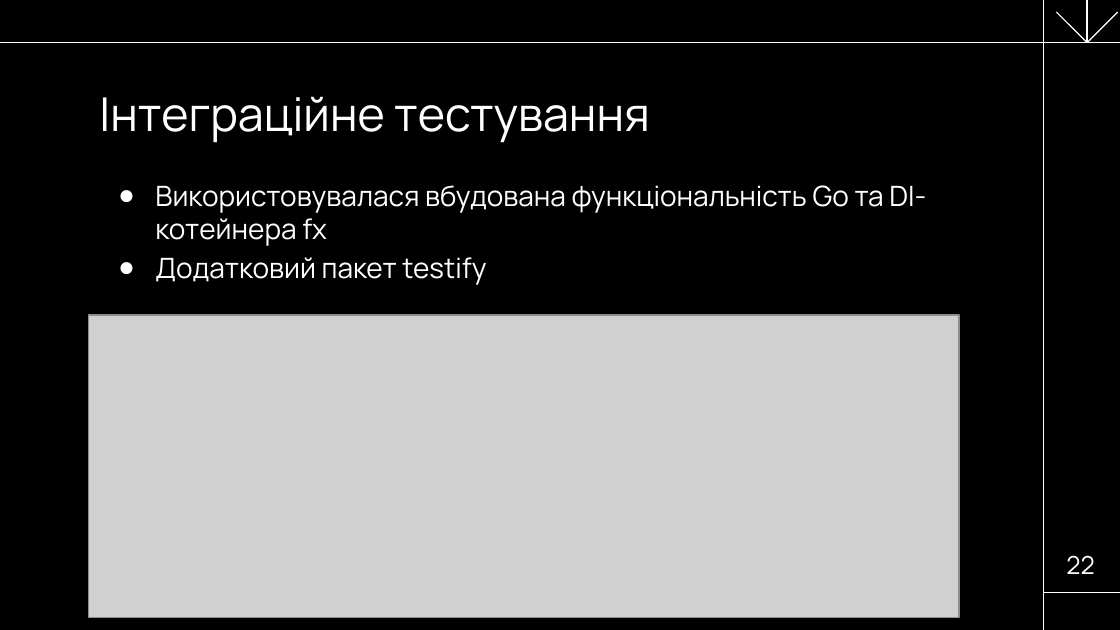
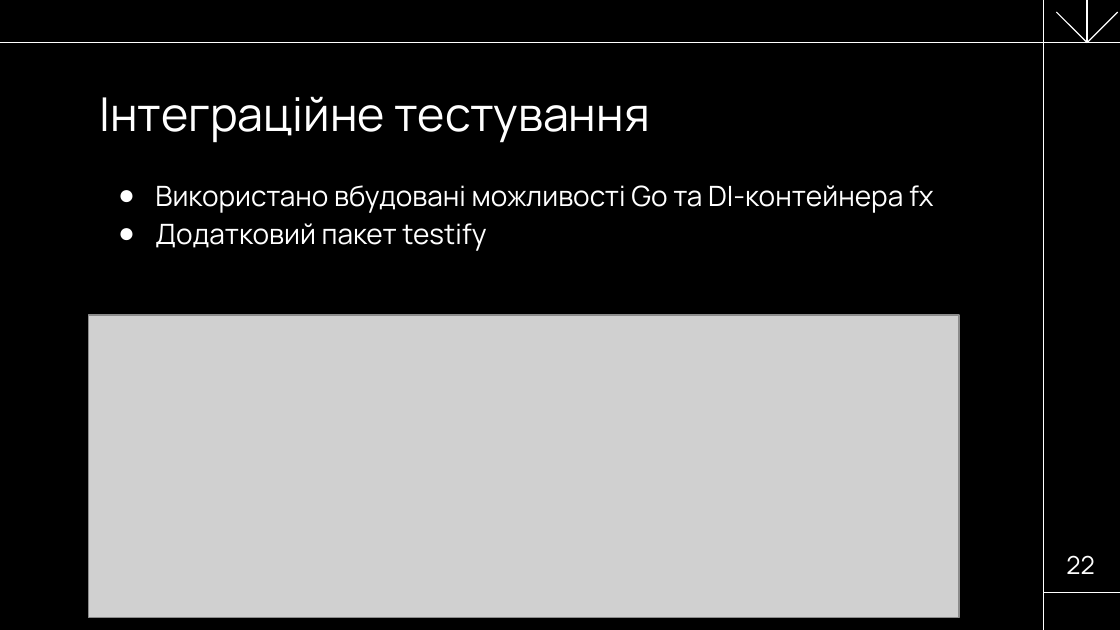
Before and after one commit to NureButsulinIhor/2025_B_PI_PZPI-21-2_Butsulin_I_O, a slide deck: slide 22 of 2025_Б_ПІ_ПЗПІ_21_2_Буцулін_І_О.pptx. Drawn at 1120x630 pixels with LibreOffice and Linux fonts; fonts in the diff are those of the drawing; grey boxes stand for pictures. Boxes give left, top, right and bottom in pixels: in the first picture for what was removed or moved away, otherwise in the second. Text is boxed around its words. In the diff, an @@ line names an element or a change of style, - is before the commit and + after.

```diff
--- a/2025_Б_ПІ_ПЗПІ_21_2_Буцулін_І_О.pptx
+++ b/2025_Б_ПІ_ПЗПІ_21_2_Буцулін_І_О.pptx
@@ text at bbox=[155, 185, 934, 213]: text changed @@
-● Використовувалася вбудована функціональність Go та DI-котейнера fx
+● Використано вбудовані можливості Go та DI-контейнера fx
```
Also in this commit, not shown: 12 other slides changed.
